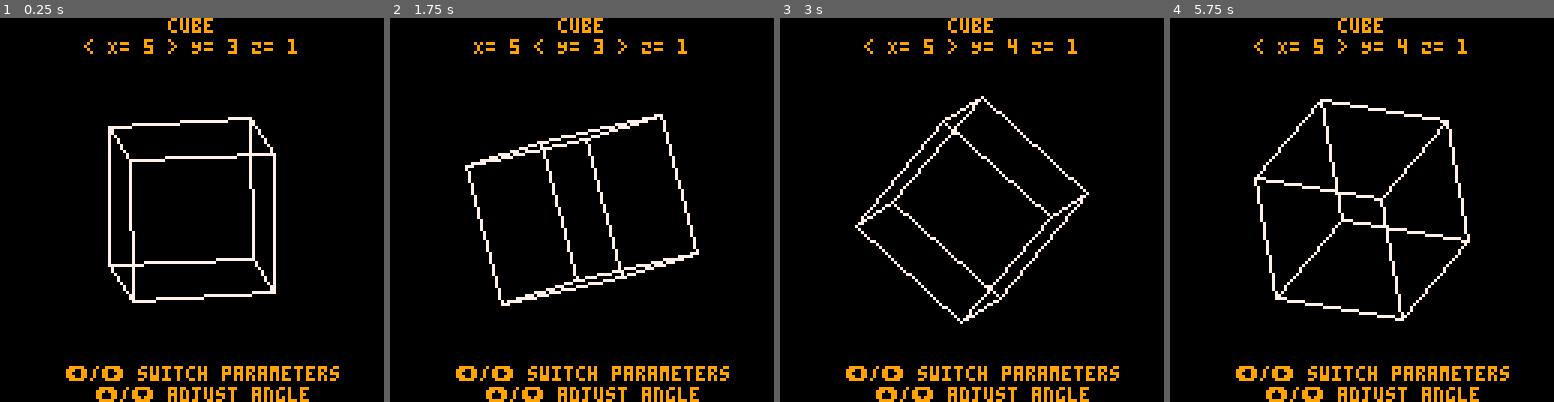
Above: before the commit, frames 1-4 (left to right).
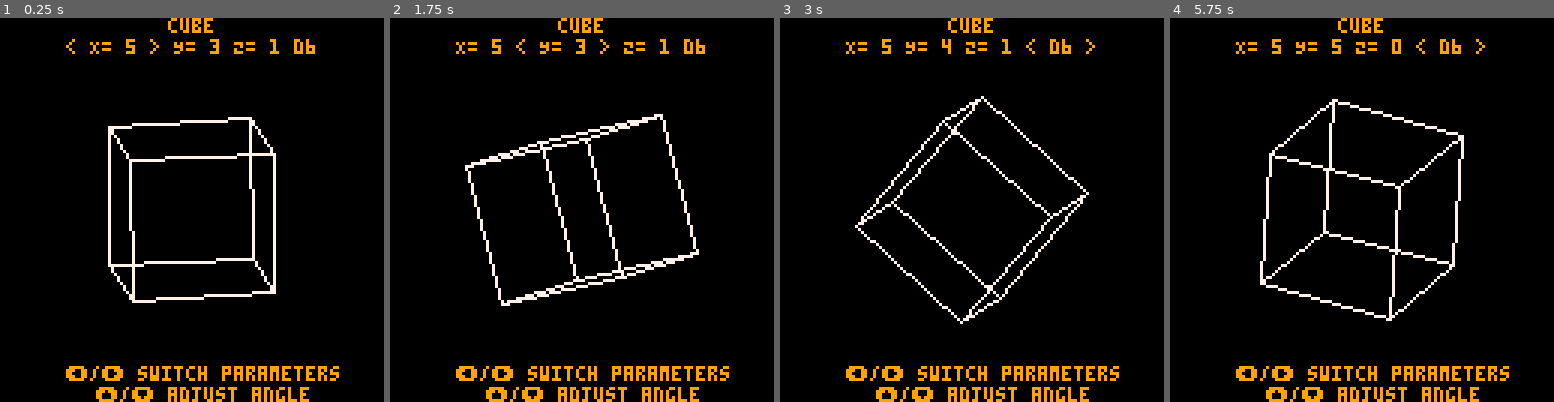
Above: after the commit, the same moments.

Repository: kakardo/Pico-8
Game: PICO-8 cartridge game carts/02 platonic solids viewer/platonic_solids_viewer.p8
Same seed, same stepped clock (60 frames per second), same inputs: the game is played once before the commit and once after it.
Inputs:
- Up to frame 1 (0.25 s): no input
- Up to frame 2 (1.75 s): hold Right from 1.6 s (still down)
- Up to frame 3 (3 s): release Right at 2.1 s; hold Up 2.15-2.42 s; hold Right from 2.47 s (still down)
- Up to frame 4 (5.75 s): release Right at 3.03 s; hold Left 3.08-3.58 s; hold Down 3.63-3.97 s; hold Right 4.02-4.68 s; hold Up 4.73-5.03 s; hold Left 5.08-5.68 s; hold Down from 5.73 s (still down)

The runs differ from the first frame. In frame 1, 0.9% of the frame differs, in the area x 17-83%, y 5-10%; in frame 2, 1.0%; in frame 3, 0.9%; in frame 4, 5.2%, in the area x 17-83%, y 5-79%.

Commit message:
Cubs shape now showed in menu (D6)

Diff:
--- a/game carts/02 platonic solids viewer/main.lua
+++ b/game carts/02 platonic solids viewer/main.lua
@@ -82,19 +82,20 @@
 
 	menu_x, menu_y, menu_z = 2, 0, 0
 	selected = 0
+	shape = 4
 end
 
 function _update()
 	-- Horizontal
 	if btnp(0) then
 		if selected == 0 then
-			selected = 2
+			selected = 3
 		else
 			selected -= 1
 		end
 	end
 	if btnp(1) then
-		if selected == 2 then
+		if selected == 3 then
 			selected = 0
 		else
 			selected += 1
@@ -107,8 +108,10 @@
 			angle_x_step += 0.001
 		elseif selected == 1 then
 			angle_y_step += 0.001
+		elseif selected == 2 then
+			angle_z_step += 0.001
 		else
-			angle_z_step += 0.001
+			shape += 0
 		end
 	end
 	if btnp(3) then
@@ -116,8 +119,10 @@
 			angle_x_step -= 0.001
 		elseif selected == 1 then
 			angle_y_step -= 0.001
+		elseif selected == 2 then
+			angle_z_step -= 0.001
 		else
-			angle_z_step -= 0.001
+			shape += 0
 		end
 	end
 
@@ -142,24 +147,26 @@
 		line(pointX1, pointY1, pointX2, pointY2, 7)
 	end
 
-
 	text_x = "X= "..ceil(angle_x_step * 1000)
 	text_y = "Y= "..ceil(angle_y_step * 1000)
 	text_z = "Z= "..ceil(angle_z_step * 1000)
+	text_shape = "d6"
 
 	if selected == 0 then
 		text_x = "< "..text_x.." >"
 	elseif selected == 1 then
 		text_y = "< "..text_y.." >"
+	elseif selected == 2 then
+		text_z = "< "..text_z.." >"
 	else
-		text_z = "< "..text_z.." >"
+		text_shape = "< "..text_shape.." >"
 	end
 
 	solid = "cube"
 	solid_centered = 64 - #solid * 2
 	print(solid, solid_centered, 0, 9)
 
-	angle_text = text_x.." "..text_y.." "..text_z
+	angle_text = text_x.." "..text_y.." "..text_z.." "..text_shape
 	angle_centered = 64 - #angle_text * 2
 	print(angle_text, angle_centered, 7, 9)
 
Not shown, changed: the thumbnail (__label__) section of game carts/02 platonic solids viewer/platonic_solids_viewer.p8
